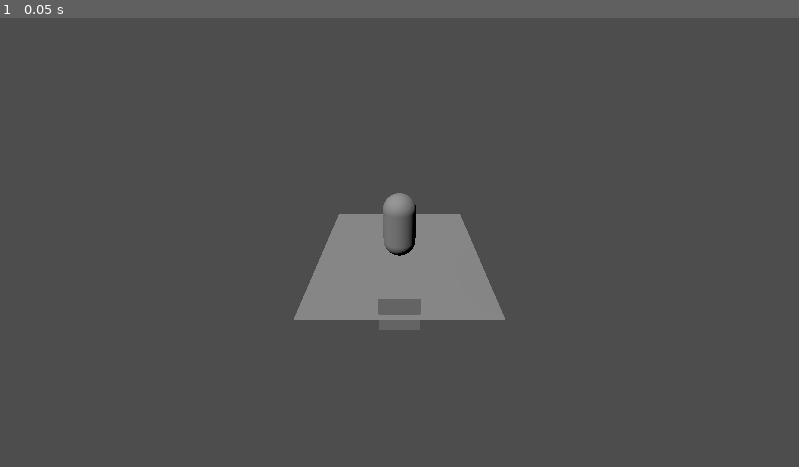
Above: before the commit, frame 1.
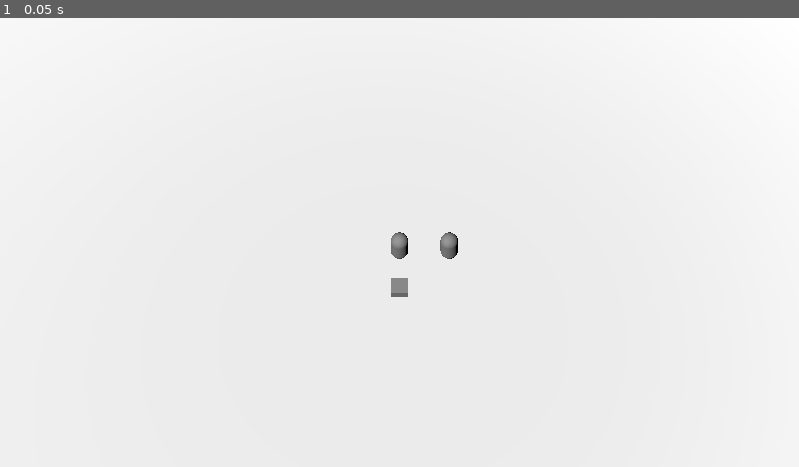
Above: after the commit, the same moment.

Repository: DoerRi/MOBA
Game: Godot game, scene res://game.tscn
The game is run twice, just before and just after one commit, with the same random seed, the same clock (stepped at 60 frames per second) and the same inputs. The project has no main scene, so this scene is started directly.
Inputs:
- Up to frame 1 (0.05 s): no input

The runs differ from the first frame. In frame 1, 100% of the frame differs, in the area x 0-100%, y 0-100%.

Commit message:
moved player control to seperate class & implemented ray cast func

Diff:
--- a/Nodes/Character/Base/character.tscn
+++ b/Nodes/Character/Base/character.tscn
@@ -1,16 +1,28 @@
-[gd_scene load_steps=3 format=3 uid="uid://br4t31eo4ocb4"]
+[gd_scene load_steps=4 format=3 uid="uid://br4t31eo4ocb4"]
 
 [ext_resource type="Script" path="res://Nodes/Character/Base/charakter.gd" id="1_enp1y"]
+
+[sub_resource type="CylinderShape3D" id="CylinderShape3D_l60qe"]
+height = 1.80672
+radius = 0.690307
 
 [sub_resource type="CapsuleMesh" id="CapsuleMesh_vasul"]
 
 [node name="Character" type="Node3D"]
 script = ExtResource("1_enp1y")
 
+[node name="hitbox" type="Area3D" parent="."]
+
+[node name="CollisionShape3D" type="CollisionShape3D" parent="hitbox"]
+transform = Transform3D(1, 0, 0, 0, 1, 0, 0, 0, 1, 0, 1.07845, 0)
+shape = SubResource("CylinderShape3D_l60qe")
+
 [node name="MeshInstance3D" type="MeshInstance3D" parent="."]
 transform = Transform3D(1, 0, 0, 0, 1, 0, 0, 0, 1, 0, 0.985639, 0)
 mesh = SubResource("CapsuleMesh_vasul")
 
 [node name="Camera3D" type="Camera3D" parent="."]
-transform = Transform3D(1, 0, 0, 0, 0.866026, 0.5, 0, -0.5, 0.866026, 0, 5, 8)
+transform = Transform3D(1, 0, 0, 0, 0.5, 0.866025, 0, -0.866025, 0.5, 0, 10, 5)
+projection = 1
 current = true
+size = 25.444
--- a/Nodes/Character/Base/charakter.gd
+++ b/Nodes/Character/Base/charakter.gd
@@ -24,7 +24,6 @@
 func _process(delta: float) -> void:
 	if path.size()>0:
 		moveing(delta)
-	controll(delta)
 	pass
 func moveing(delta:float):
 	if position.distance_to(path[0])>delta*speed.current:
@@ -36,6 +35,7 @@
 
 var _ray_cast_result
 func _physics_process(delta: float) -> void:
+	return
 	var RAY_LENGTH = 10000
 	var space_state = get_world_3d().direct_space_state
 	var cam:Camera3D = $Camera3D
@@ -43,29 +43,17 @@
 
 	var origin = cam.project_ray_origin(mousepos)
 	var end = origin + cam.project_ray_normal(mousepos) * RAY_LENGTH
-	var query = PhysicsRayQueryParameters3D.create(Vector3(1,1,1), Vector3(-1,-1,-1))
+	var query = PhysicsRayQueryParameters3D.create(origin, end)
 	query.collide_with_areas = true
 	query.collide_with_bodies = true
 
 	var _ray_cast_result = space_state.intersect_ray(query)
 	#print(space_state.intersect_ray(query))
-	#print(_ray_cast_result)
+	if _ray_cast_result.size()>0:
+		print(_ray_cast_result," ",randf())
 
 
-func controll(delta:float):
-	if Input.is_action_just_released("Mouse_Left"):
-		var cam:Camera3D = $Camera3D
-		var mousepos = get_viewport().get_mouse_position()
 
-		var origin = cam.project_ray_origin(mousepos)#-position
-		var normal = cam.project_ray_normal(mousepos)
-
-		var k:float=-origin.y/normal.y
-		var pos:Vector3=Vector3(k*normal.x+origin.x,0,k*normal.z+origin.z)
-		if Input.is_action_pressed("Shift"):
-			add_path(pos)
-		else:
-			set_path(pos)
 
 
 
@@ -74,7 +62,6 @@
 	add_path(pos)
 func add_path(pos:Vector3):#DONE
 	path.push_back(pos)
-	print(path)
 	emit_signal("changed_path",path)
 func reset_path():#DONE
 	path.clear()
--- /dev/null
+++ b/Nodes/Player/Controll/PlayerControll.gd
@@ -0,0 +1,54 @@
+class_name PlayerControll
+extends Node3D
+
+var character:Character
+
+# Called when the node enters the scene tree for the first time.
+func _ready() -> void:
+	character=get_parent()
+	(character.get_node("Camera3D") as Camera3D).current=true
+	(character.get_node("hitbox") as Area3D).input_ray_pickable=false
+	(character.get_node("hitbox") as Area3D).collision_layer=(character.get_node("hitbox") as Area3D).collision_layer & 0xFFFE
+	pass # Replace with function body.
+
+
+# Called every frame. 'delta' is the elapsed time since the previous frame.
+func _process(delta: float) -> void:
+	controll(delta)
+	pass
+
+
+func controll(delta:float):
+	var cam:Camera3D = get_viewport().get_camera_3d()
+	if Input.is_action_just_released("Mouse_Left"):
+		var mousepos = get_viewport().get_mouse_position()
+
+		var origin = cam.project_ray_origin(mousepos)#-position
+		var normal = cam.project_ray_normal(mousepos)
+
+		var k:float=-origin.y/normal.y
+		var pos:Vector3=Vector3(k*normal.x+origin.x,0,k*normal.z+origin.z)
+		if raycastonlayers(0x0003).get("collider").name == "Ground":
+			if Input.is_action_pressed("Shift"):
+				character.add_path(pos)
+			else:
+				character.set_path(pos)
+
+	raycastonlayers(0xFFFE)
+
+func raycastonlayers(layers:int):
+	var cam:Camera3D = get_viewport().get_camera_3d()
+	var RAY_LENGTH = 10000
+	var space_state = get_world_3d().direct_space_state
+	var mousepos = get_viewport().get_mouse_position()
+
+	var origin = cam.project_ray_origin(mousepos)
+	var end = origin + cam.project_ray_normal(mousepos) * RAY_LENGTH
+	var query = PhysicsRayQueryParameters3D.create(origin, end)
+	query.collide_with_areas = true
+	query.collide_with_bodies = true
+	query.collision_mask=layers
+
+	var _ray_cast_result = space_state.intersect_ray(query)
+	return _ray_cast_result
+	pass
--- a/game.tscn
+++ b/game.tscn
@@ -1,16 +1,29 @@
-[gd_scene load_steps=3 format=3 uid="uid://bqwgha5b4y22g"]
+[gd_scene load_steps=6 format=3 uid="uid://bqwgha5b4y22g"]
 
 [ext_resource type="PackedScene" uid="uid://br4t31eo4ocb4" path="res://Nodes/Character/Base/character.tscn" id="1_nb36t"]
+[ext_resource type="Script" path="res://Nodes/Player/Controll/PlayerControll.gd" id="2_mq57t"]
+
+[sub_resource type="WorldBoundaryShape3D" id="WorldBoundaryShape3D_dnd4d"]
 
 [sub_resource type="PlaneMesh" id="PlaneMesh_pmgyh"]
+
+[sub_resource type="StandardMaterial3D" id="StandardMaterial3D_b8olh"]
 
 [node name="Game" type="Node3D"]
 
 [node name="World" type="Node3D" parent="."]
 
+[node name="Ground" type="Area3D" parent="World"]
+collision_layer = 2
+collision_mask = 2
+
+[node name="CollisionShape3D" type="CollisionShape3D" parent="World/Ground"]
+shape = SubResource("WorldBoundaryShape3D_dnd4d")
+
 [node name="MeshInstance3D" type="MeshInstance3D" parent="World"]
-transform = Transform3D(2.48663, 0, 0, 0, 1, 0, 0, 0, 2.97744, 0, 0, 0.00118589)
+transform = Transform3D(100, 0, 0, 0, 100, 0, 0, 0, 100, 0, 0, 0.00118589)
 mesh = SubResource("PlaneMesh_pmgyh")
+surface_material_override/0 = SubResource("StandardMaterial3D_b8olh")
 
 [node name="DirectionalLight3D" type="DirectionalLight3D" parent="World"]
 transform = Transform3D(0.783075, 0.510404, -0.355361, 0, 0.571387, 0.820681, 0.621927, -0.642655, 0.447439, 0, 5.25376, 0)
@@ -19,3 +32,9 @@
 transform = Transform3D(1, 0, 0, 0, 1, 0, 0, 0, 1, 0, 0, 2.32217)
 
 [node name="Character" parent="." instance=ExtResource("1_nb36t")]
+
+[node name="PlayerControll" type="Node3D" parent="Character"]
+script = ExtResource("2_mq57t")
+
+[node name="Character2" parent="." instance=ExtResource("1_nb36t")]
+transform = Transform3D(1, 0, 0, 0, 1, 0, 0, 0, 1, 2.81808, 0, 0)
--- a/project.godot
+++ b/project.godot
@@ -26,3 +26,8 @@
 "events": [Object(InputEventKey,"resource_local_to_scene":false,"resource_name":"","device":-1,"window_id":0,"alt_press …(194 unchanged characters)…
 ]
 }
+
+[layer_names]
+
+3d_physics/layer_1="Character"
+3d_physics/layer_2="Ground"
